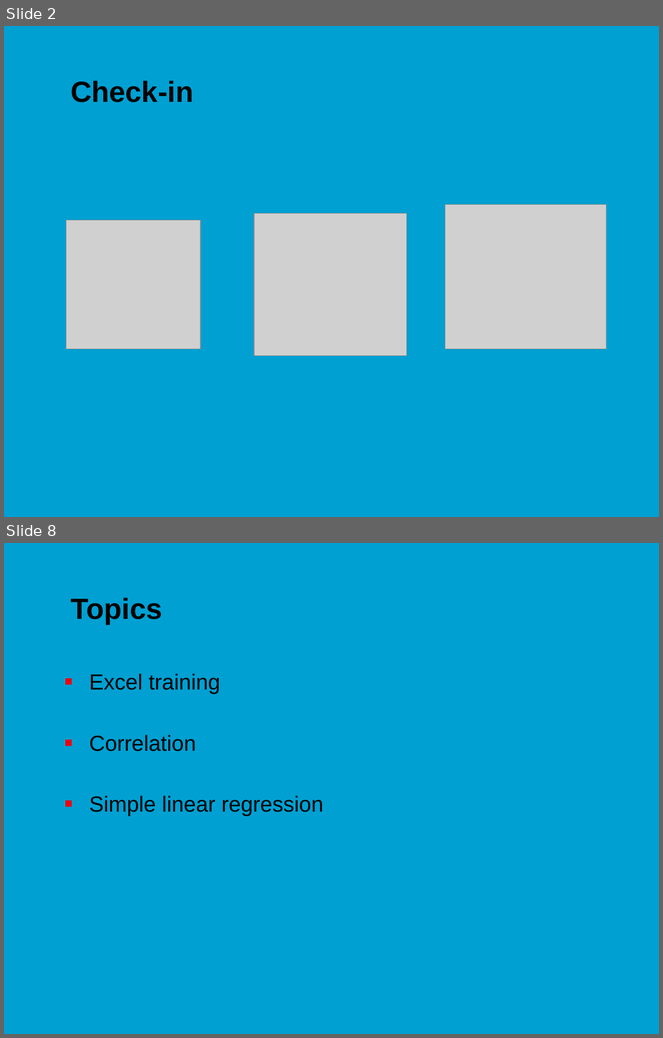
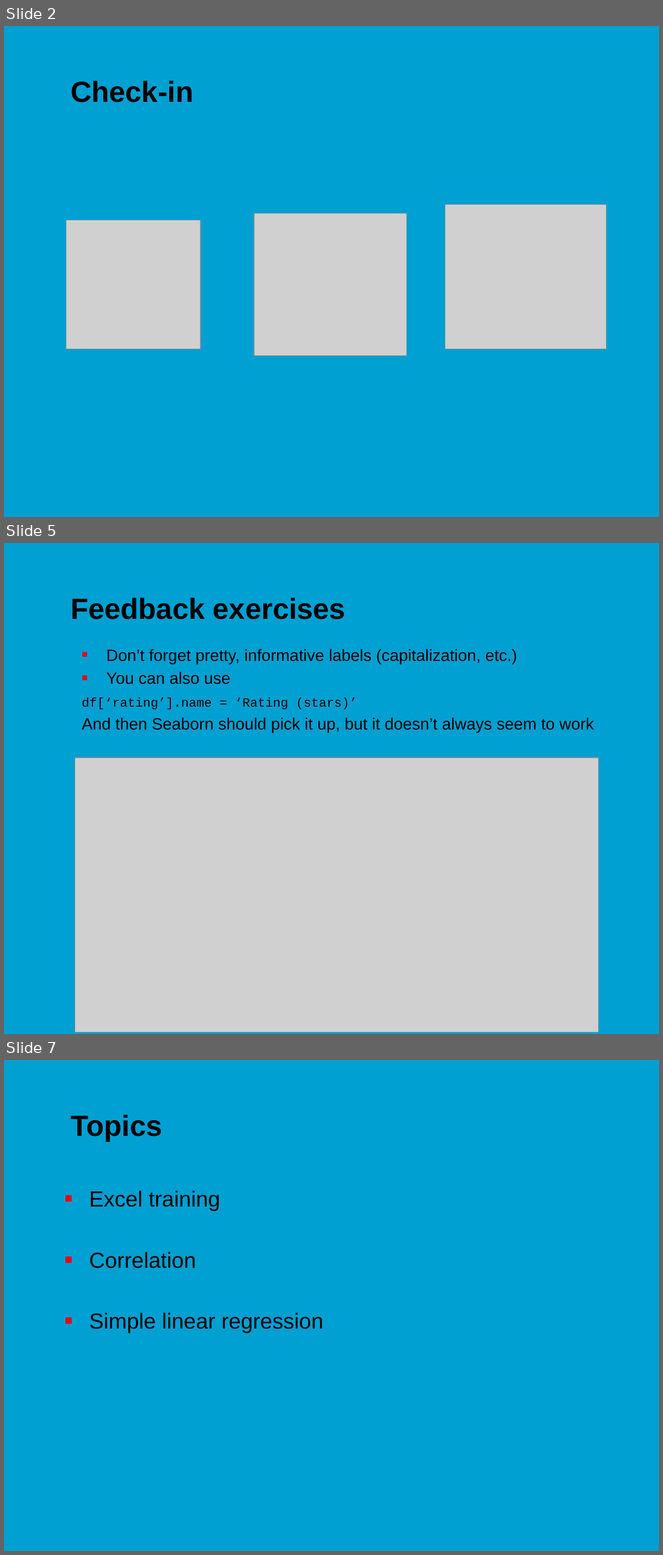
Before and after one commit to jonasmoons/data-driven-learning, a slide deck: slides/ddl-w5l1.pptx. Shown one above the other, each under a label of ours: slides 2 and 8 before the commit, slides 2, 5 and 7 after it; the slides between them are not shown. The pictures are 663x1038 and 663x1555 pixels, drawn with LibreOffice and Linux fonts; fonts in the diff are those of the drawing; grey boxes stand for pictures; background and template pictures are left out. Boxes give left, top, right and bottom in pixels: in the first picture for what was removed or moved away, otherwise in the second. Text is boxed around its words. In the diff, an @@ line names an element or a change of style, - is before the commit and + after.

```diff
--- a/slides/ddl-w5l1.pptx
+++ b/slides/ddl-w5l1.pptx
@@ slide 5 added at <box>4,543,659,1034</box>, background picture (left out) @@
@@ title added at <box>71,598,346,619</box>, 32 pt, text #000000, bold @@
+Feedback exercises
@@ text added at <box>82,649,594,733</box>, 18 pt, text #000000 @@
+■ Don’t forget pretty, informative labels (capitalization, etc.)
+■ You can also use
+df[‘rating’].name = ‘Rating (stars)’
+And then Seaborn should pick it up, but it doesn’t always seem to work
@@ picture added at <box>75,758,598,1032</box> @@
@@ what was slide 8 is now slide 7 @@
```
Also in this commit, not shown: 8 slides changed, 4 other slides added, 2 slides removed, 4 other files.
